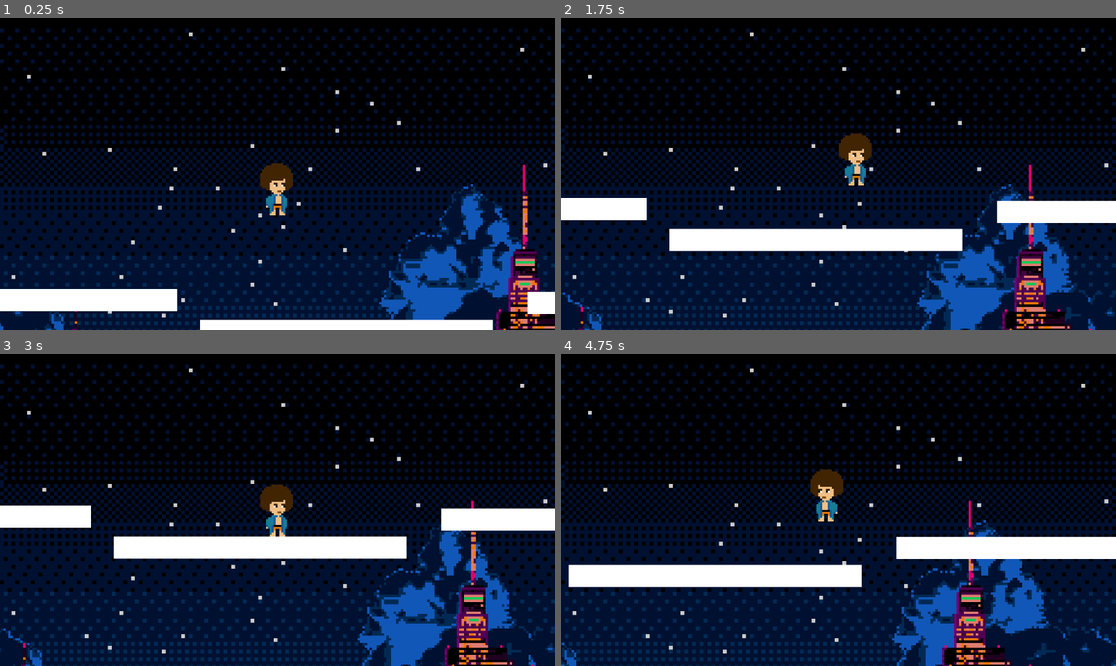
Above: before the commit, frames 1-4 (two rows, left to right).
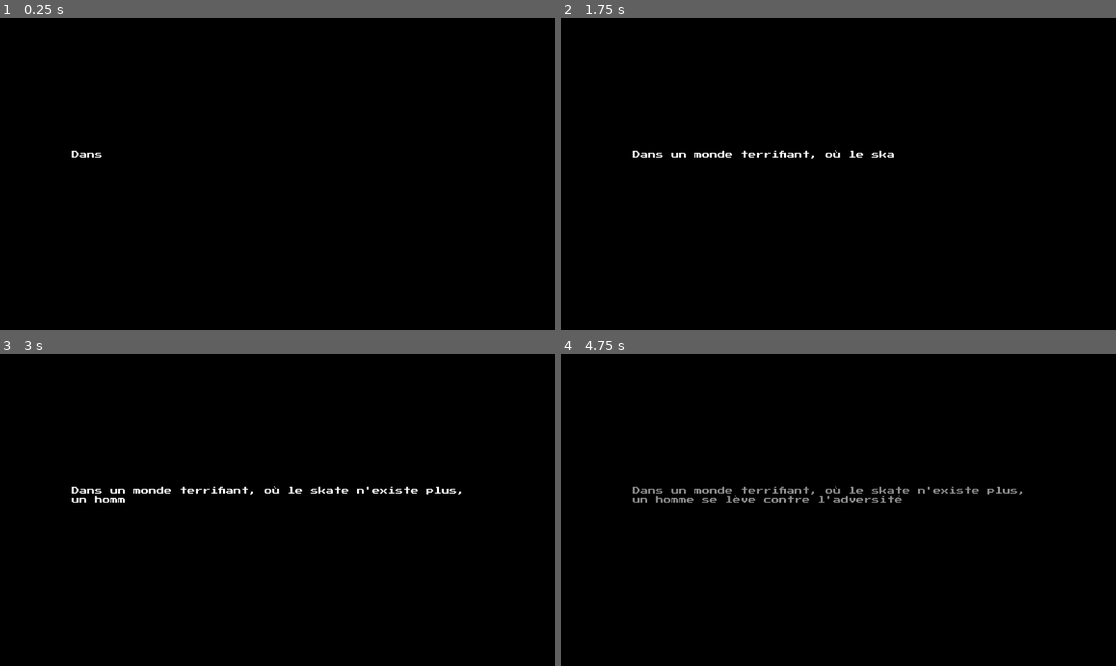
Above: after the commit, the same moments.

Repository: qcorveler/RGAME
Game: Godot game, scene res://Scenes/intro_scene.tscn
Same seed, same stepped clock (60 frames per second), same inputs: the game is played once before the commit and once after it. Before the commit the project starts from res://Level.tscn.
Inputs:
- Up to frame 1 (0.25 s): no input
- Up to frame 2 (1.75 s): tap Enter (ui_accept) at 0.5, 1.35 s; hold Enter (ui_accept) 0.53-1.28 s; hold D (move_right) from 0.53 s (still down); tap Space (jump) at 0.77, 1.52 s
- Up to frame 3 (3 s): release D (move_right) at 2.03 s; hold A (move_left) 2.03-2.78 s; hold Enter (ui_accept) 2.03-2.78 s; hold D (move_right) from 2.78 s (still down); tap Enter (ui_accept) at 2.85 s
- Up to frame 4 (4.75 s): tap Space (jump) at 3.02, 3.77, 4.52 s; hold Enter (ui_accept) 3.53-4.28 s; release D (move_right) at 4.28 s; hold A (move_left) from 4.28 s (still down); tap Enter (ui_accept) at 4.35 s

The runs differ from the first frame. In frame 1, 54% of the frame differs, in the area x 0-100%, y 3-100%; in frame 2, 55%; in frame 3, 56%; in frame 4, 56%.

Commit message:
Ajout du fond + scène d'ouverture + transition

Diff:
--- a/raf-game/Level.tscn
+++ b/raf-game/Scenes/Level.tscn
@@ -1,11 +1,11 @@
 [gd_scene load_steps=10 format=3 uid="uid://c6r0x0ayukyoe"]
 
-[ext_resource type="PackedScene" uid="uid://balwv05viq0lw" path="res://Player.tscn" id="1_bexhn"]
-[ext_resource type="Texture2D" uid="uid://diayplunnik13" path="res://Background/Sky_Stars.png" id="1_t7iv1"]
-[ext_resource type="Texture2D" uid="uid://cux3erbarja0r" path="res://Background/Clouds.png" id="2_2nifc"]
-[ext_resource type="Texture2D" uid="uid://xmkfnul807tv" path="res://Background/background_city.png" id="3_wkftn"]
-[ext_resource type="Texture2D" uid="uid://4rcn1kvftsds" path="res://Background/forground_city.png" id="4_q4iis"]
-[ext_resource type="Texture2D" uid="uid://g7d4wecma2u0" path="res://Background/water.png" id="5_m3clv"]
+[ext_resource type="PackedScene" uid="uid://balwv05viq0lw" path="res://Scenes/Player.tscn" id="1_bexhn"]
+[ext_resource type="Texture2D" uid="uid://diayplunnik13" path="res://Img/Background/Sky_Stars.png" id="1_t7iv1"]
+[ext_resource type="Texture2D" uid="uid://cux3erbarja0r" path="res://Img/Background/Clouds.png" id="2_2nifc"]
+[ext_resource type="Texture2D" uid="uid://xmkfnul807tv" path="res://Img/Background/background_city.png" id="3_wkftn"]
+[ext_resource type="Texture2D" uid="uid://4rcn1kvftsds" path="res://Img/Background/forground_city.png" id="4_q4iis"]
+[ext_resource type="Texture2D" uid="uid://g7d4wecma2u0" path="res://Img/Background/water.png" id="5_m3clv"]
 
 [sub_resource type="Gradient" id="Gradient_qhyq2"]
 colors = PackedColorArray(1, 1, 1, 1, 1, 1, 1, 1)
--- a/raf-game/Player.tscn
+++ b/raf-game/Scenes/Player.tscn
@@ -1,7 +1,7 @@
 [gd_scene load_steps=10 format=3 uid="uid://balwv05viq0lw"]
 
-[ext_resource type="Script" uid="uid://setf7bqajpkw" path="res://player.gd" id="1_kpjcp"]
-[ext_resource type="Texture2D" uid="uid://b8x2elcr4c53o" path="res://Raf skin1.png" id="2_kpjcp"]
+[ext_resource type="Script" uid="uid://setf7bqajpkw" path="res://Scripts/player.gd" id="1_kpjcp"]
+[ext_resource type="Texture2D" uid="uid://b8x2elcr4c53o" path="res://Img/Raf skin1.png" id="2_kpjcp"]
 
 [sub_resource type="AtlasTexture" id="AtlasTexture_kne1u"]
 atlas = ExtResource("2_kpjcp")
--- /dev/null
+++ b/raf-game/Scenes/intro_scene.tscn
@@ -0,0 +1,53 @@
+[gd_scene load_steps=7 format=3 uid="uid://gsda4ybkcp72"]
+
+[ext_resource type="FontFile" uid="uid://gkas3n827804" path="res://fonts/PressStart2P-Regular.ttf" id="1_bbocs"]
+[ext_resource type="Script" uid="uid://bibv5acftictp" path="res://Scripts/intro_scene.gd" id="1_lim1r"]
+[ext_resource type="Script" uid="uid://bgv10j1nwtfs1" path="res://Scripts/label.gd" id="2_lim1r"]
+[ext_resource type="AudioStream" uid="uid://diwuid8emjli4" path="res://Sounds/LetterBip.wav" id="4_m538q"]
+[ext_resource type="Script" uid="uid://deyummoc7de3d" path="res://Scripts/bip_sound_player.gd" id="5_aqy4q"]
+
+[sub_resource type="LabelSettings" id="LabelSettings_o8unc"]
+font = ExtResource("1_bbocs")
+
+[node name="IntroScene" type="Control"]
+layout_mode = 3
+anchors_preset = 15
+anchor_right = 1.0
+anchor_bottom = 1.0
+grow_horizontal = 2
+grow_vertical = 2
+script = ExtResource("1_lim1r")
+
+[node name="ColorRect" type="ColorRect" parent="."]
+layout_mode = 1
+anchors_preset = 15
+anchor_right = 1.0
+anchor_bottom = 1.0
+grow_horizontal = 2
+grow_vertical = 2
+color = Color(0, 0, 0, 1)
+
+[node name="Label" type="Label" parent="."]
+layout_mode = 1
+anchors_preset = 8
+anchor_left = 0.5
+anchor_top = 0.5
+anchor_right = 0.5
+anchor_bottom = 0.5
+offset_left = -427.0
+offset_top = -48.5
+offset_right = 427.0
+offset_bottom = 48.5
+grow_horizontal = 2
+grow_vertical = 2
+text = "Dans un monde terrifiant, où le skate n'existe plus, un homme se lève contre l'adversité "
+label_settings = SubResource("LabelSettings_o8unc")
+autowrap_mode = 3
+script = ExtResource("2_lim1r")
+
+[node name="BipSoundPlayer" type="AudioStreamPlayer2D" parent="."]
+stream = ExtResource("4_m538q")
+script = ExtResource("5_aqy4q")
+
+[connection signal="letter_added" from="Label" to="BipSoundPlayer" method="_on_label_letter_added"]
+[connection signal="text_finished" from="Label" to="." method="_on_label_text_finished"]
--- /dev/null
+++ b/raf-game/Scripts/bip_sound_player.gd
@@ -0,0 +1,7 @@
+extends AudioStreamPlayer2D
+
+# Joue un son de bip
+func _on_label_letter_added() -> void:
+	if randf() > 0.25 : # Joue le son 3 fois sur 4 de manière aléatoire
+		pitch_scale = randf_range(0.8, 1.1) # randomise un peu la hauteur du son pour que ce soit plus agréable
+		play()
--- /dev/null
+++ b/raf-game/Scripts/intro_scene.gd
@@ -0,0 +1,10 @@
+extends Control
+
+var text_finished : bool = false
+
+func _input(event):
+	if event.is_action_pressed("ui_accept") and text_finished :
+		SceneTransition.go_to_scene("Level")
+
+func _on_label_text_finished() -> void:
+	text_finished = true
--- /dev/null
+++ b/raf-game/Scripts/label.gd
@@ -0,0 +1,25 @@
+extends Label
+
+@export var full_text: String = "Dans un monde terrifiant, où le skate n'existe plus,\nun homme se lève contre l'adversité "
+@export var char_delay := 0.05  # secondes entre chaque lettre
+
+signal text_finished()
+signal letter_added()
+
+var current_index := 0
+var timer := 0.0
+
+func _ready():
+	text = ""
+	set_process(true)
+
+func _process(delta):
+	if current_index < full_text.length():
+		timer += delta
+		if timer >= char_delay:
+			text += full_text[current_index]
+			current_index += 1
+			timer = 0.0
+			letter_added.emit()
+	if current_index >= full_text.length():
+		text_finished.emit()
--- /dev/null
+++ b/raf-game/autoloads/scene_transition.tscn
@@ -0,0 +1,15 @@
+[gd_scene load_steps=2 format=3 uid="uid://dh7r5r1ekm2is"]
+
+[ext_resource type="Script" uid="uid://cpbeblle1wrax" path="res://autoloads/scene_transition_basic.gd" id="1_8c6xq"]
+
+[node name="SceneTransition" type="CanvasLayer"]
+layer = 256
+script = ExtResource("1_8c6xq")
+
+[node name="ColorRect" type="ColorRect" parent="."]
+anchors_preset = 15
+anchor_right = 1.0
+anchor_bottom = 1.0
+grow_horizontal = 2
+grow_vertical = 2
+color = Color(0, 0, 0, 1)
--- /dev/null
+++ b/raf-game/autoloads/scene_transition_basic.gd
@@ -0,0 +1,32 @@
+extends CanvasLayer
+
+@export var switch_duration : float = 1.0
+var current_scene : String = ''
+
+func _init():
+	current_scene = "intro_scene"
+
+func _ready():
+	$ColorRect.mouse_filter = Control.MOUSE_FILTER_IGNORE
+	$ColorRect.modulate.a = 0
+
+func go_to_scene(scene: String):
+	$ColorRect.mouse_filter = Control.MOUSE_FILTER_STOP
+
+	var tween = get_tree().create_tween()
+	tween.set_pause_mode(Tween.TWEEN_PAUSE_PROCESS)
+	tween.tween_property(
+		$ColorRect, 'modulate:a', 1, switch_duration / 2.0
+	)
+	await tween.finished
+
+	get_tree().change_scene_to_file('res://Scenes/%s.tscn' % scene)
+	get_tree().paused = false
+	current_scene = scene
+
+	tween = get_tree().create_tween()
+	tween.set_pause_mode(Tween.TWEEN_PAUSE_PROCESS)
+	tween.tween_property(
+		$ColorRect, 'modulate:a', 0, switch_duration / 2.0
+	)
+	await tween.finished
--- a/raf-game/project.godot
+++ b/raf-game/project.godot
@@ -11,9 +11,13 @@
 [application]
 
 config/name="RafGame"
-run/main_scene="uid://c6r0x0ayukyoe"
+run/main_scene="uid://gsda4ybkcp72"
 config/features=PackedStringArray("4.5", "GL Compatibility")
 config/icon="res://icon.svg"
+
+[autoload]
+
+SceneTransition="*res://autoloads/scene_transition.tscn"
 
 [display]
 
Binary file added: raf-game/Img/Background/Clouds.png
Not shown, changed: raf-game/Img/Background/Clouds.png.import
Binary file added: raf-game/Img/Background/Sky_Stars.png
Not shown, changed: raf-game/Img/Background/Sky_Stars.png.import
Binary file added: raf-game/Img/Background/background_city.png
Not shown, changed: raf-game/Img/Background/background_city.png.import
Binary file added: raf-game/Img/Background/forground_city.png
Not shown, changed: raf-game/Img/Background/forground_city.png.import
Binary file added: raf-game/Img/Background/water.png
Not shown, changed: raf-game/Img/Background/water.png.import
Binary file added: raf-game/Img/Raf skin1 simple.png
Not shown, changed: raf-game/Img/Raf skin1 simple.png.import
(and 12 more such lines)
